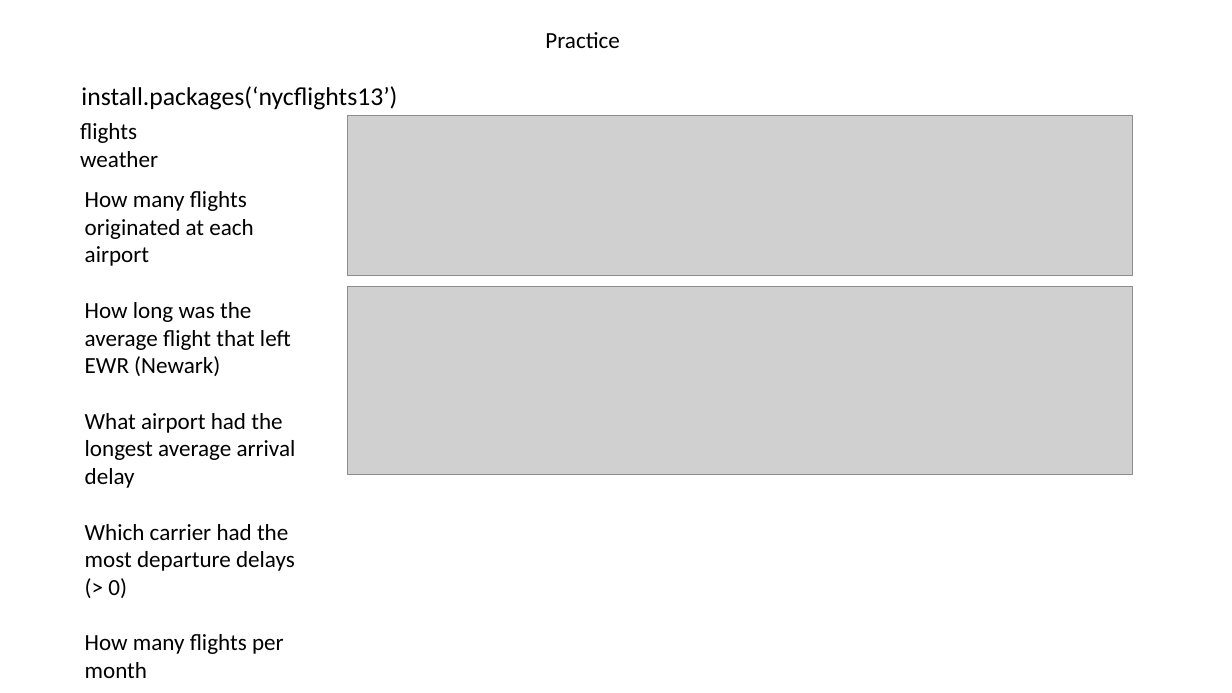
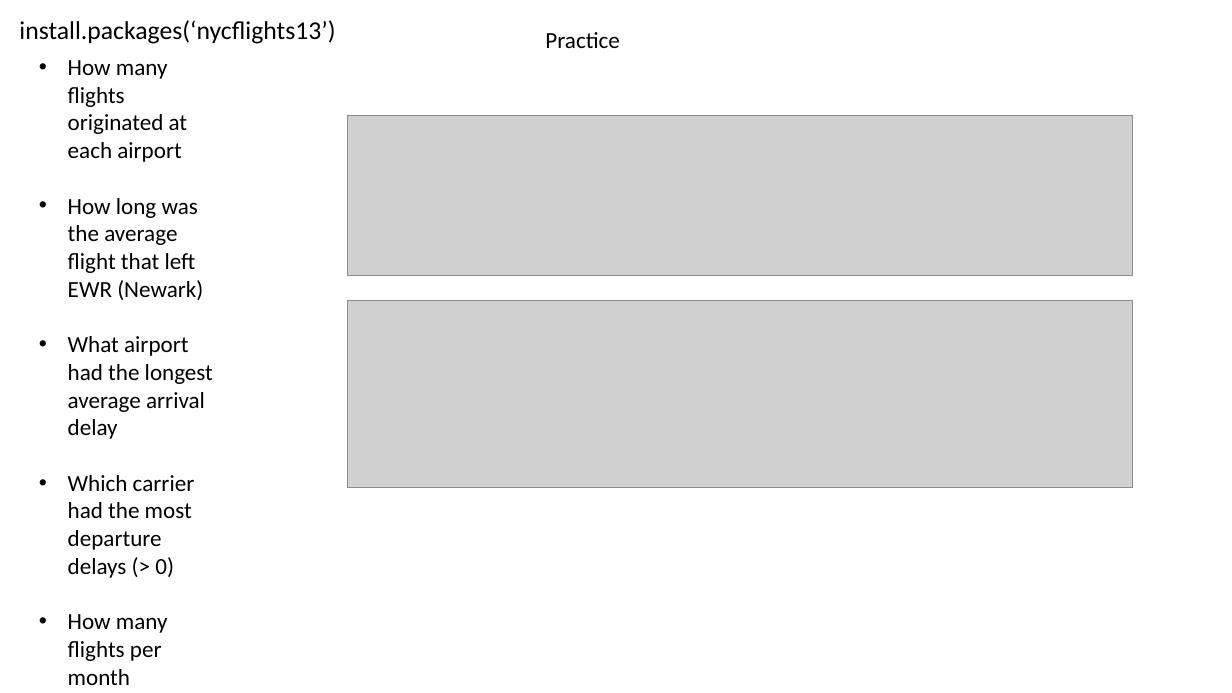
Before and after one commit to jraab/GNET749_RNAseq, a slide deck: slide 3 of lectures/2024_GNET749_Lecture2.pptx (slide 4 before the commit). Drawn at 1232x693 pixels with LibreOffice and Linux fonts; fonts in the diff are those of the drawing; grey boxes stand for pictures. Boxes give left, top, right and bottom in pixels: in the first picture for what was removed or moved away, otherwise in the second. Text is boxed around its words. In the diff, an @@ line names an element or a change of style, - is before the commit and + after.

Commit message:
updates to lectures

```diff
--- a/lectures/2024_GNET749_Lecture2.pptx
+++ b/lectures/2024_GNET749_Lecture2.pptx
@@ text "install.packages(‘nycflights13’)": place and size @@
-text "install.packages(‘nycflights13’)" at [81,86,397,110]
+text "install.packages(‘nycflights13’)" at [19,20,335,44]
@@ text "How many flights originated at ...": place and size @@
-text "How many flights originated at ..." at [85,191,296,678]
+text "How many flights originated at ..." at [68,60,213,685]
@@ text "How many flights originated at ..." at [68,60,213,685]: bullet none to • @@
@@ text removed at [80,123,158,167] @@
-flights
-weather
@@ picture: place and size @@
-picture at [348,287,1133,475]
+picture at [348,300,1133,488]
```
Also in this commit, not shown: 1 slide added, 1 slide removed, 2 other files.
